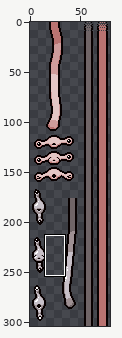
One commit to this sprite sheet: resources/gfx/monsters/sillyandstring/silly_and_string.png. Above, an overview of the earlier version with the close-up marked.
Close-up. Before the edit:
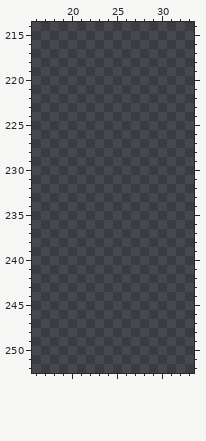
The file is 80x304 pixels. Shown: x 16..33, y 214..252. The commit also changed other parts of the picture, which this record leaves out.
The same view after the edit:
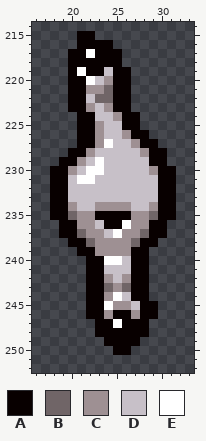
Palette (. is transparent): A #080000  B #706567  C #9e9093  D #c7c0c8  E #ffffff
The edit:
@@ x 16..33 @@
 214 ..................
-215 ..................
-216 ..................
-217 ..................
-218 ..................
-219 ..................
-220 ..................
-221 ..................
-222 ..................
-223 ..................
-224 ..................
-225 ..................
-226 ..................
-227 ..................
-228 ..................
-229 ..................
-230 ..................
-231 ..................
-232 ..................
-233 ..................
-234 ..................
-235 ..................
-236 ..................
-237 ..................
-238 ..................
-239 ..................
-240 ..................
-241 ..................
-242 ..................
-243 ..................
-244 ..................
-245 ..................
-246 ..................
-247 ..................
-248 ..................
-249 ..................
-250 ..................
+215 .....AA...........
+216 .....AAAA.........
+217 ....AAEAAA........
+218 ....AAAAAA........
+219 ....AEAADAA.......
+220 ....AAEDCAA.......
+221 ....AACCBAA.......
+222 ....AADBBAA.......
+223 ....AACDCAA.......
+224 .....AADDCAA......
+225 .....AACDDAA......
+226 .....AACDDCAA.....
+227 .....AACEDDCAA....
+228 ....AACDDDDDCAA...
+229 ...AACDEDDDDDAA...
+230 ..AACDEEDDDDDCAA..
+231 ..AADEEDDDDDDDAA..
+232 ..AADDDDDDDDDDAA..
+233 ..AADDDDDDDDDDAA..
+234 ..AACDDCCCCDDCAA..
+235 ..AABCCAAAACCBAA..
+236 ...AACCDAAECCAA...
+237 ...AABCCDECCBAA...
+238 ....AABCCCCBAA....
+239 .....AACCCCAA.....
+240 ......AAEEDAA.....
+241 ......AADDDAA.....
+242 ......AACDCAA.....
+243 ......AABCBAA.....
+244 ......AACEDAA.....
+245 ......AAECCDAA....
+246 ......AACAACAA....
+247 .......AAEAAA.....
+248 .......AAAAAA.....
+249 ........AAAA......
+250 .........AA.......
 251 ..................
Where, in picture pixels (left, top, right, bottom), the same in both close-ups:
added: (50, 31, 176, 355)
